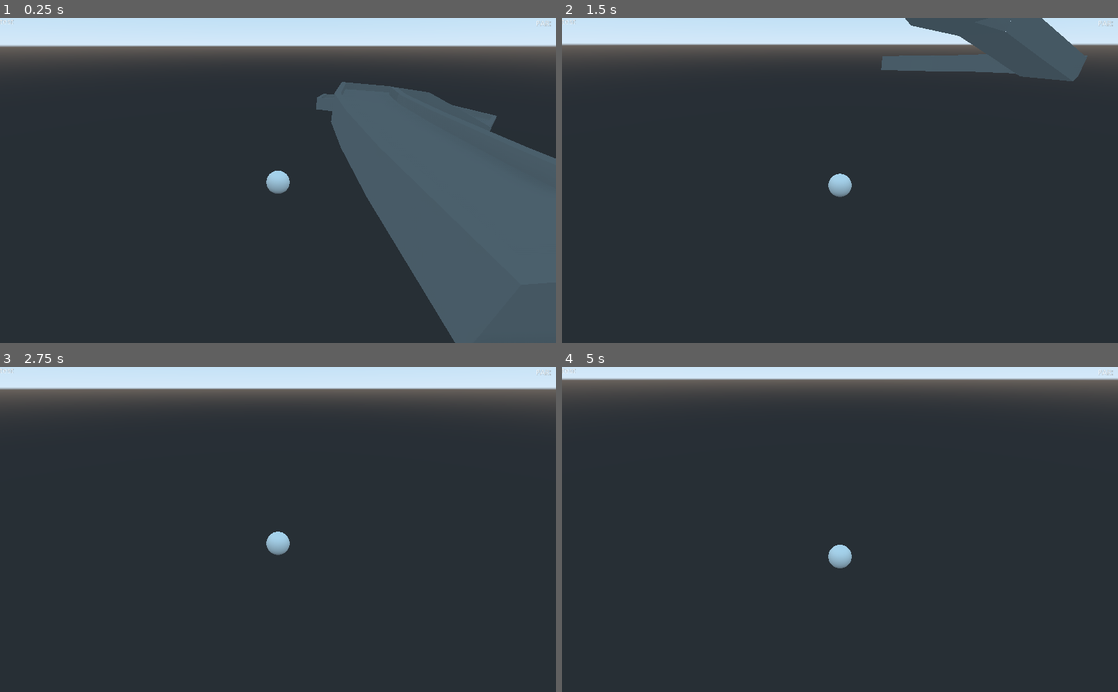
Above: before the commit, frames 1-4 (two rows, left to right).
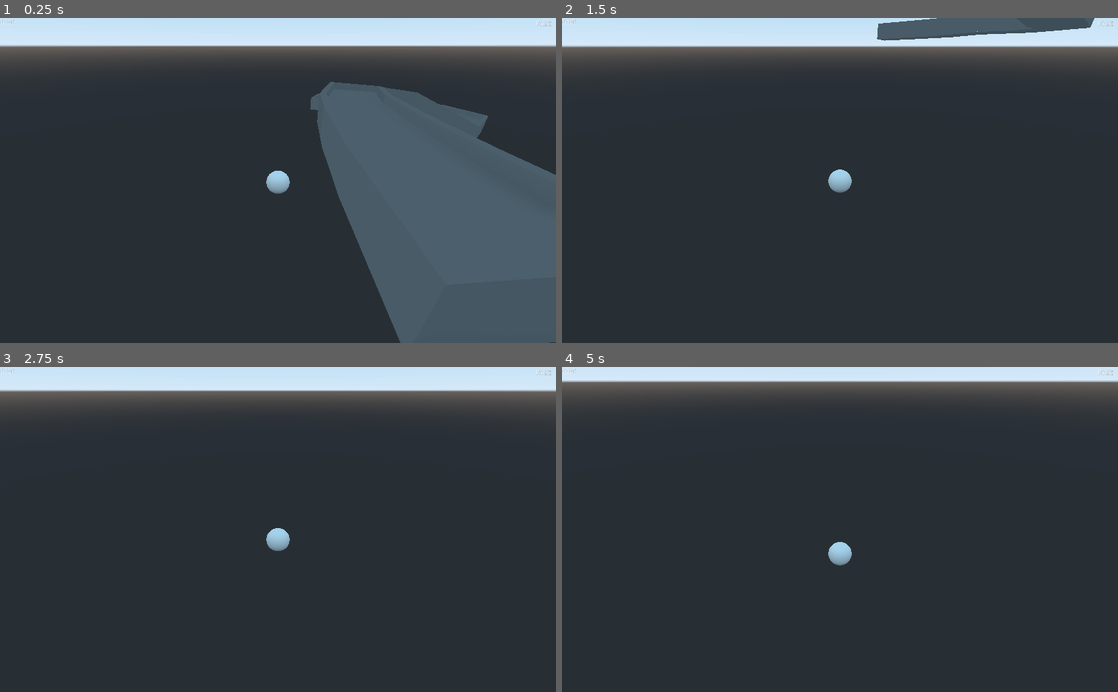
Above: after the commit, the same moments.

Repository: SlashScreen/golf
Game: Godot game, scene res://Levels/test_level.tscn
Same seed, same stepped clock (60 frames per second), same inputs: the game is played once before the commit and once after it.
Inputs (mouse positions are in pixels of both pictures, inside the frame that each line leads up to):
- Up to frame 1 (0.25 s): no input
- Up to frame 2 (1.5 s): move the mouse to (962, 164) at 0.52 s; click (962, 164) at 0.67 s; move the mouse to (728, 196) at 1.27 s; click (728, 196) at 1.42 s
- Up to frame 3 (2.75 s): move the mouse to (333, 458) at 2.02 s; click (333, 458) at 2.17 s
- Up to frame 4 (5 s): move the mouse to (812, 594) at 2.77 s; click (812, 594) at 2.92 s; move the mouse to (1006, 578) at 3.52 s; click (1006, 578) at 3.67 s; move the mouse to (673, 480) at 4.27 s; click (673, 480) at 4.42 s

The runs differ from the first frame. In frame 1, 5.3% of the frame differs, in the area x 55-100%, y 19-100%; in frame 2, 4.6%; in frame 3, 1.2%; in frame 4, 1.4%.
Error before the commit: Invalid call. Nonexistent function 'reset' in base 'StaticBody'. (res://Scripts/Kill_Volume.gd:11)

Commit message:
next figure out how to reset ball. Tied OOB signal to gold ball

Diff:
--- a/Levels/test_level.tscn
+++ b/Levels/test_level.tscn
@@ -1,19 +1,23 @@
-[gd_scene load_steps=5 format=2]
+[gd_scene load_steps=6 format=2]
 
 [ext_resource path="res://Objects/Golf_Ball_Obj.tscn" type="PackedScene" id=1]
 [ext_resource path="res://Objects/Course.tscn" type="PackedScene" id=2]
 [ext_resource path="res://Objects/Kill_Volume.tscn" type="PackedScene" id=3]
-[ext_resource path="res://Objects/HUD.tscn" type="PackedScene" id=4]
+[ext_resource path="res://Objects/Golf_Hole_Volume.tscn" type="PackedScene" id=4]
+[ext_resource path="res://Objects/HUD.tscn" type="PackedScene" id=5]
 
 [node name="level" type="Spatial"]
 
 [node name="Golf_Ball_Obj" parent="." instance=ExtResource( 1 )]
-transform = Transform( -4.37503e-08, 0, -1.00089, 0, 1.00089, 0, 1.00089, 0, -4.37503e-08, 0, 0, -4.67994 )
+transform = Transform( -4.37503e-08, 0, -1.00089, 0, 1.00089, 0, 1.00089, 0, -4.37503e-08, 0, 0, -3.83282 )
 
 [node name="Course" parent="." instance=ExtResource( 2 )]
 transform = Transform( 1.97147, 0, 0, 0, 1.97147, 0, 0, 0, 1.97147, 2.36525, -1.60759, 0 )
 
 [node name="Kill_Volume" parent="." instance=ExtResource( 3 )]
-transform = Transform( 33.8851, 0, 0, 0, 1, 0, 0, 0, 33.8851, 0, -4.56492, 0 )
+transform = Transform( 33.8851, 0, 0, 0, 1, 0, 0, 0, 33.8851, 0, -9.94058, 0 )
 
-[node name="HUD" parent="." instance=ExtResource( 4 )]
+[node name="Golf_Hole_Volume" parent="." instance=ExtResource( 4 )]
+transform = Transform( 1, 0, 0, 0, 1, 0, 0, 0, 1, 31.7987, -5.40288, 3.39975 )
+
+[node name="HUD" parent="." instance=ExtResource( 5 )]
--- a/Scripts/Golf_Ball.gd
+++ b/Scripts/Golf_Ball.gd
@@ -7,17 +7,16 @@
 
 func _ready():
 	#Load textures and things later
-	pass#connect("oob",self,"_on_oob")
+	#maybe tie this to signal router?
+	get_parent().get_parent().get_node("Kill_Volume").get_node("Area").connect("oob",self,"_on_oob")
 
 func _process(delta):
-	#print(get_translation())
 	if get_linear_velocity().length() <= .01:
 		STATE = "still"
 	else:
 		STATE = "moving"
 
-func reset():
-	#print("Reset " + str(get_node("Arrow").last_pos))
+func _on_oob():
+	print("reset")
 	set_linear_velocity(Vector3(0,0,0))
 	set_translation(get_node("Arrow").last_pos)
-	#print(get_translation())
--- a/Scripts/Golf_Hole.gd
+++ b/Scripts/Golf_Hole.gd
@@ -2,14 +2,8 @@
 
 signal ball_in_hole
 
-# Called when the node enters the scene tree for the first time.
 func _ready():
 	pass # Replace with function body.
-
-# Called every frame. 'delta' is the elapsed time since the previous frame.
-#func _process(delta):
-#	pass
-
 
 func _on_Area_area_shape_entered(area_id, area, area_shape, self_shape):
 	emit_signal("ball_in_hole")
--- a/Scripts/Kill_Volume.gd
+++ b/Scripts/Kill_Volume.gd
@@ -1,12 +1,9 @@
 extends Area
 #Note: Kill volume must always be under root
 signal oob
+
 func _ready():
 	pass
-	#print(get_parent().name)
-	#get_parent().get_parent().get_node("Golf_Ball_Obj").connect("oob",get_parent().get_parent().get_node("Golf_Ball_Obj"),"Spatial_on_oob")
 
 func _on_Area_body_entered(body):
-	print(body.name)
-	body.reset()
 	emit_signal("oob")
--- a/Scripts/Signal_Router.gd
+++ b/Scripts/Signal_Router.gd
@@ -1,14 +1,17 @@
 extends Node
 #handles signals and variables
+
+##INIT###
 export var gameVars = {}
 export var par = 0
-
 func _ready():
 	gameVars.currentScore = 0
 	gameVars.scorecard = []
-	get_parent().get_node("level").get_node("Kill_Volume").get_node("Area").connect("oob",self,"on_oob")
-
-func new_hole():
+	var baseScene = get_parent().get_node("level")
+	baseScene.get_node("Golf_Hole_Volume").get_node("Hole_Area").connect("ball_in_hole",self,"_on_in_hole")
+	baseScene.get_node("Kill_Volume").get_node("Area").connect("oob",self,"on_oob")
+###SCORE FUNCTIONS###
+func new_hole(): #todo: add hole with json data n all that
 	par = 0
 	gameVars.scorecard.append(gameVars.currentScore)
 	gameVars.currentScore = 0
@@ -16,6 +19,11 @@
 func hard_reset():
 	gameVars.scorecard = []
 	gameVars.currentScore = 0
+###SIGNAL PROCESSING###
+func on_oob():
+	gameVars.currentScore += 1
+	print("Out Of Bounds!")
 
-func on_oob():
-	print("Out Of Bounds!")
+func _on_in_hole():
+	print("In Hole!")
+	new_hole()
